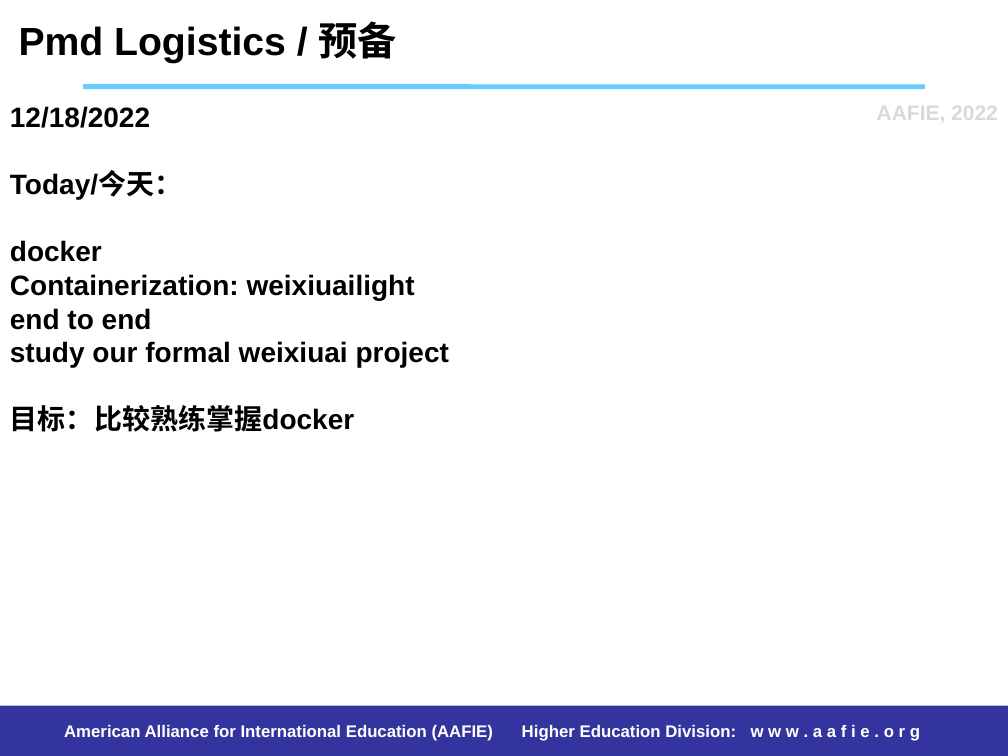
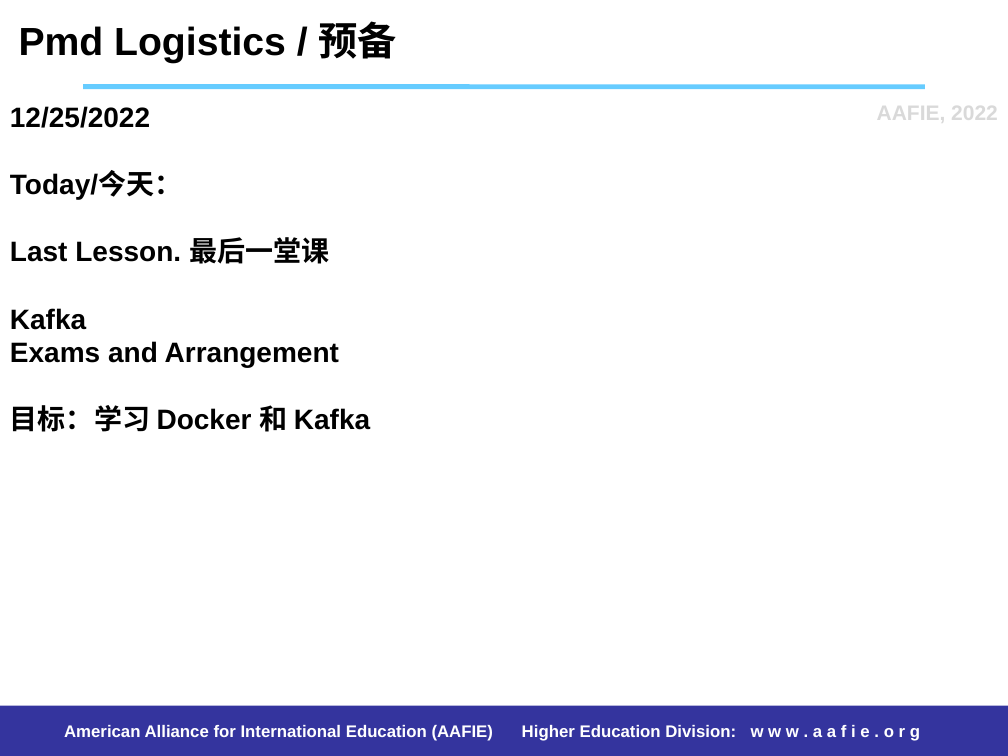
Before and after one commit to stemproaca/pdm, a slide deck: slide 5 of reports/weixiuai_project.pptx. Drawn at 1008x756 pixels with LibreOffice and Linux fonts; fonts in the diff are those of the drawing. Boxes give left, top, right and bottom in pixels: in the first picture for what was removed or moved away, otherwise in the second. Text is boxed around its words. In the diff, an @@ line names an element or a change of style, - is before the commit and + after.

Commit message:
Last Lesson

```diff
--- a/reports/weixiuai_project.pptx
+++ b/reports/weixiuai_project.pptx
@@ title at bbox=[10, 106, 370, 432]: text changed @@
-12/18/2022
-Today/今天：
-docker
-Containerization: weixiuailight
-end to end
-study our formal weixiuai project
-目标：比较熟练掌握docker
+12/25/2022
+Today/今天：
+Last Lesson. 最后一堂课
+Kafka
+Exams and Arrangement
+目标：学习 Docker 和 Kafka
```
Also in this commit, not shown: 2 other slides changed, 1 slide added, 41 other files.
